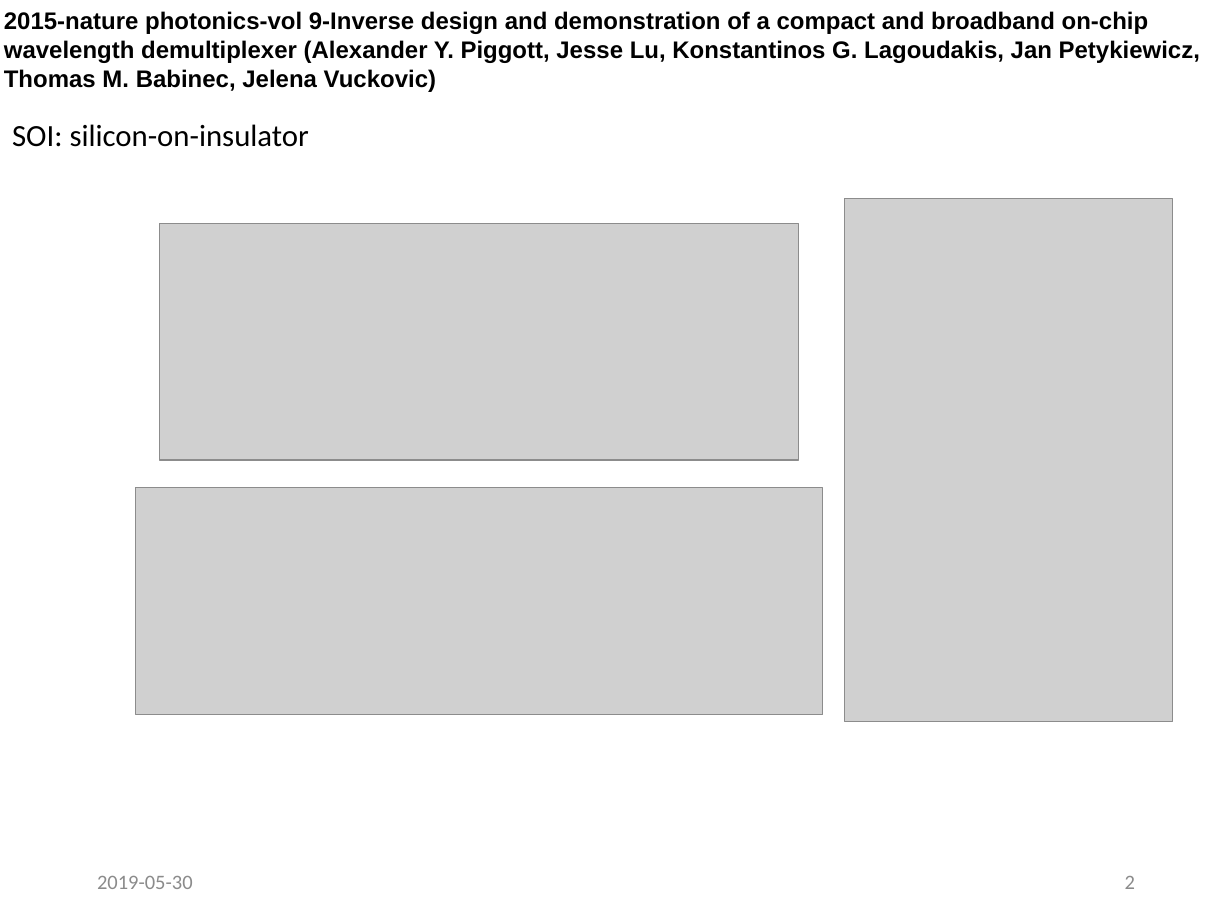
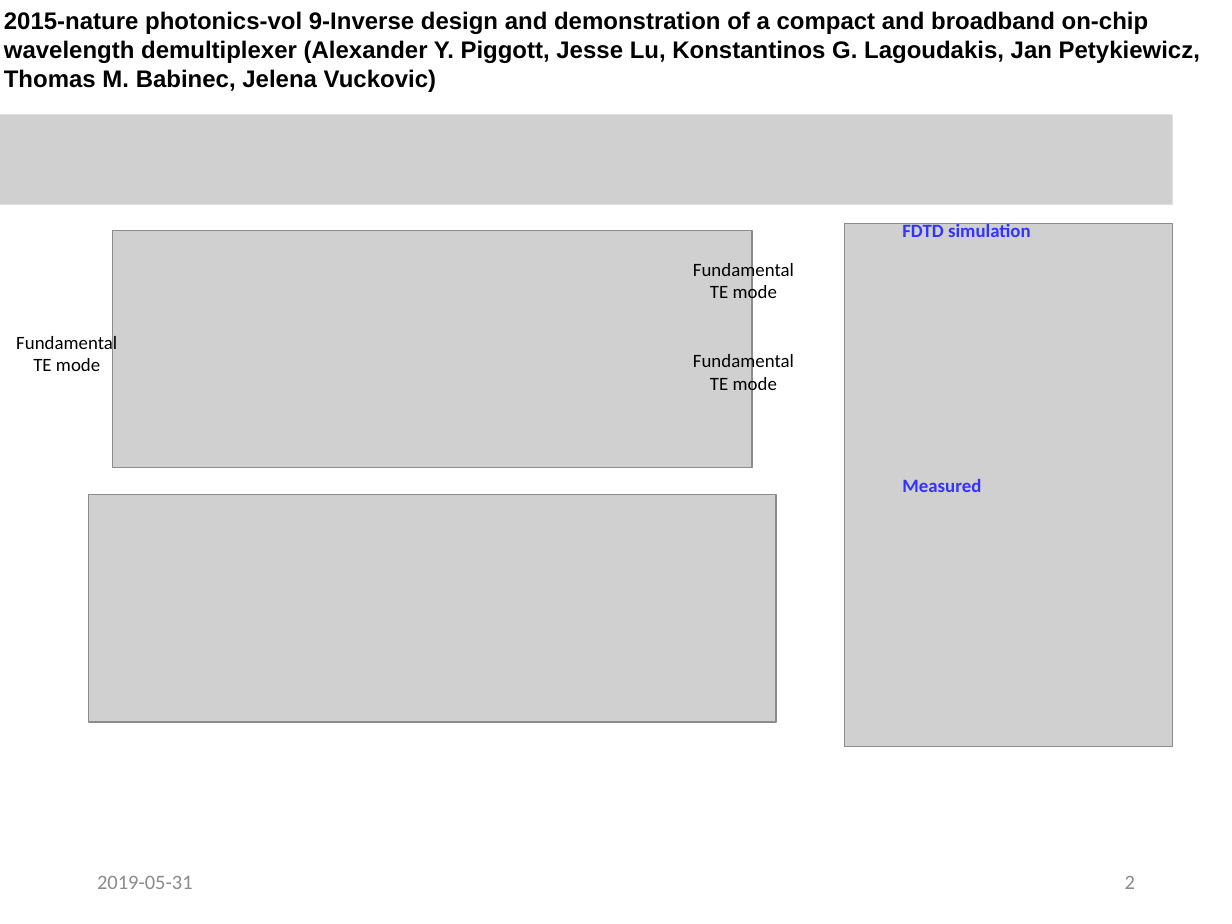
Before and after one commit to jglee96/NBTP_Lab, a slide deck: slide 2 of 랩미팅/201906/190603 Machine Learning 2D structure (Jong).pptx. Drawn at 1232x924 pixels with LibreOffice and Linux fonts; fonts in the diff are those of the drawing; grey boxes stand for pictures. Boxes give left, top, right and bottom in pixels: in the first picture for what was removed or moved away, otherwise in the second. Text is boxed around its words. In the diff, an @@ line names an element or a change of style, - is before the commit and + after.

```diff
--- a/랩미팅/201906/190603 Machine Learning 2D structure (Jong).pptx
+++ b/랩미팅/201906/190603 Machine Learning 2D structure (Jong).pptx
@@ picture added at (x1=0, y1=115, x2=1173, y2=205) @@
@@ text removed at (x1=12, y1=124, x2=309, y2=147) @@
-SOI: silicon-on-insulator
@@ picture moved from (x1=160, y1=223, x2=800, y2=460) to (x1=113, y1=230, x2=753, y2=467) @@
@@ picture moved from (x1=845, y1=198, x2=1173, y2=721) to (x1=845, y1=223, x2=1173, y2=745) @@
@@ text added at (x1=902, y1=222, x2=1031, y2=237), 11 pt, text #3333FF, bold @@
+FDTD simulation
@@ text added at (x1=693, y1=260, x2=794, y2=304), 11 pt, text #000000 @@
+Fundamental
+TE mode
@@ text added at (x1=16, y1=333, x2=117, y2=371), 11 pt, text #000000 @@
+Fundamental
+TE mode
@@ text added at (x1=693, y1=352, x2=794, y2=396), 11 pt, text #000000 @@
+Fundamental
+TE mode
@@ text added at (x1=902, y1=479, x2=981, y2=492), 11 pt, text #3333FF, bold @@
+Measured
@@ picture moved from (x1=136, y1=488, x2=823, y2=716) to (x1=89, y1=495, x2=776, y2=723) @@
@@ text at (x1=97, y1=876, x2=193, y2=889): text changed @@
-2019-05-30
+2019-05-31
```
Also in this commit, not shown: 2 other slides changed, 1 other file.
